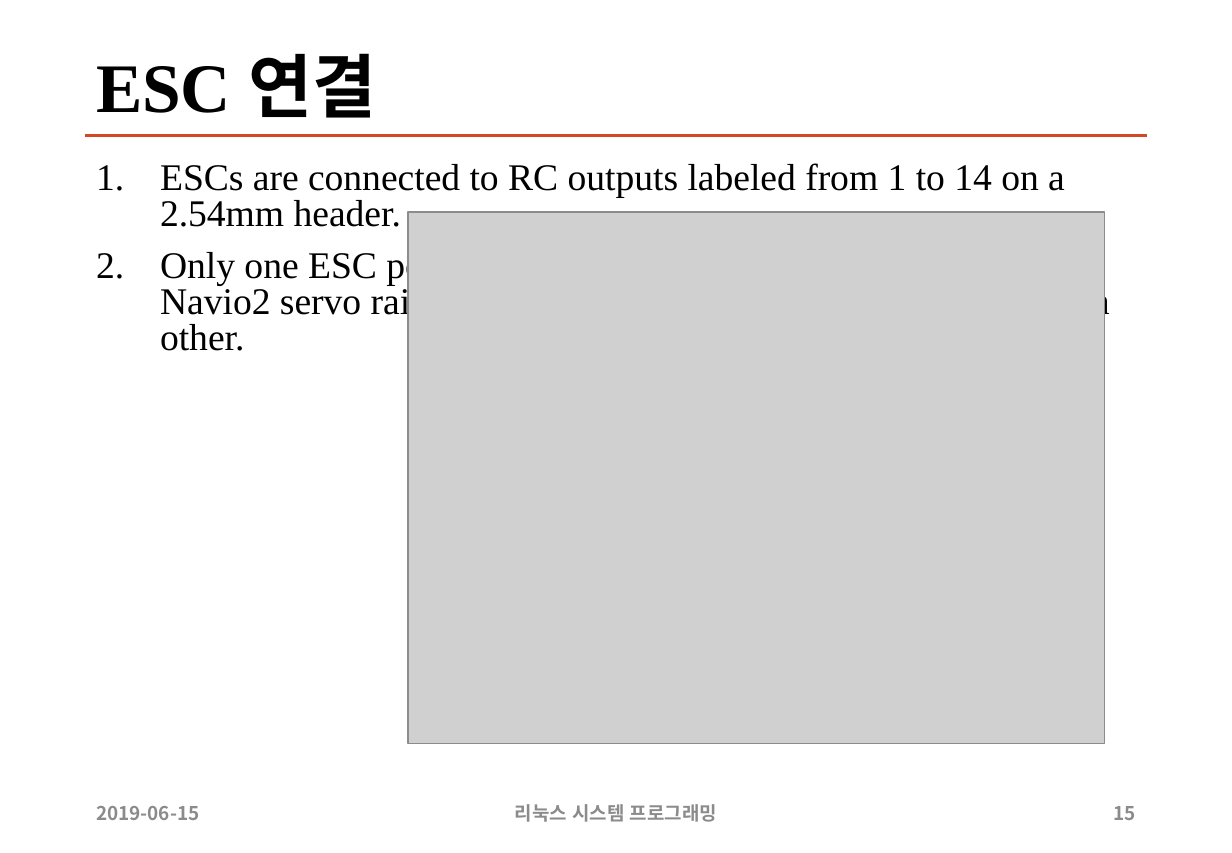
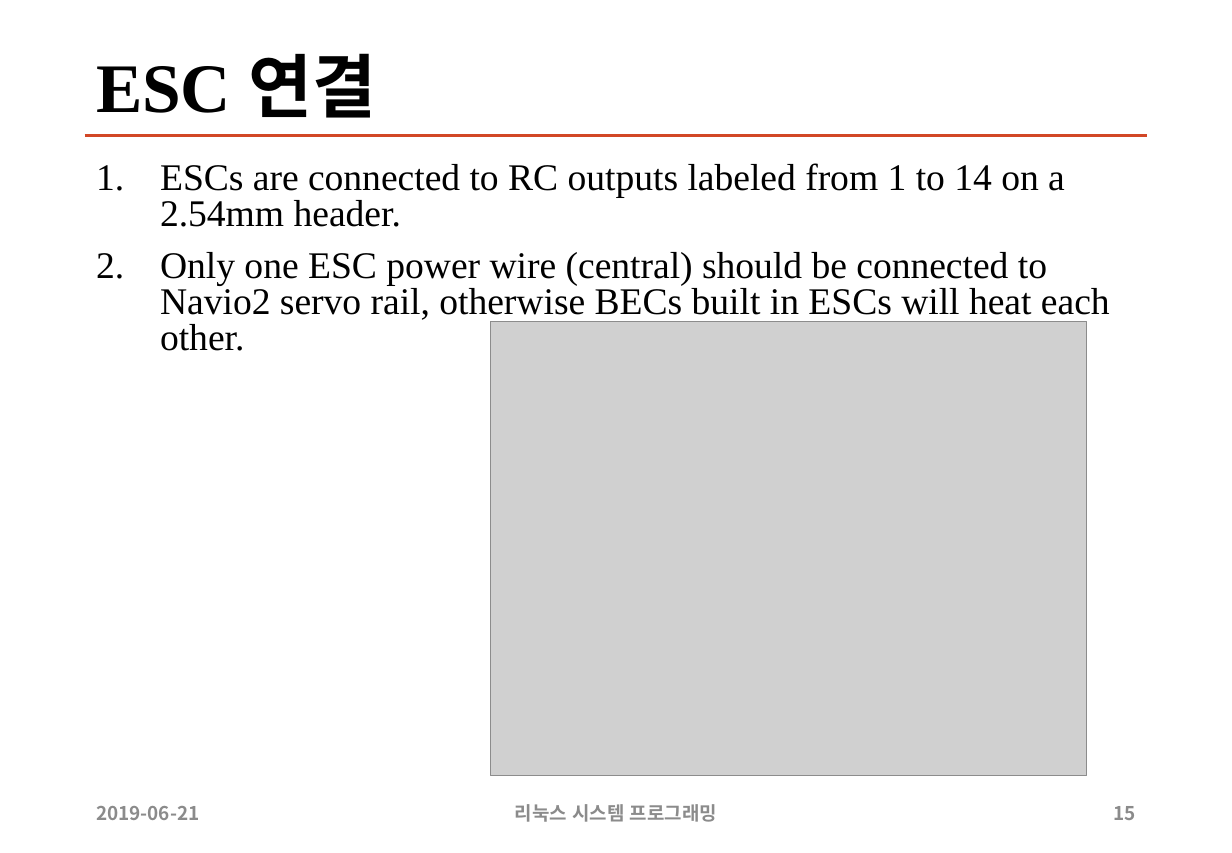
Before and after one commit to sunabove/autopilot_doc, a slide deck: slide 15 of 110 매뉴얼/190609 나비오 드론 제작 매뉴얼 V1.1.pptx. Drawn at 1232x853 pixels with LibreOffice and Linux fonts; fonts in the diff are those of the drawing; grey boxes stand for pictures. Boxes give left, top, right and bottom in pixels: in the first picture for what was removed or moved away, otherwise in the second. Text is boxed around its words. In the diff, an @@ line names an element or a change of style, - is before the commit and + after.

```diff
--- a/110 매뉴얼/190609 나비오 드론 제작 매뉴얼 V1.1.pptx
+++ b/110 매뉴얼/190609 나비오 드론 제작 매뉴얼 V1.1.pptx
@@ picture: place and size @@
-picture at [408, 212, 1106, 743]
+picture at [490, 321, 1086, 776]
@@ text at [96, 806, 199, 820]: text changed @@
-2019-06-15
+2019-06-21
```
Also in this commit, not shown: 29 other slides changed.
